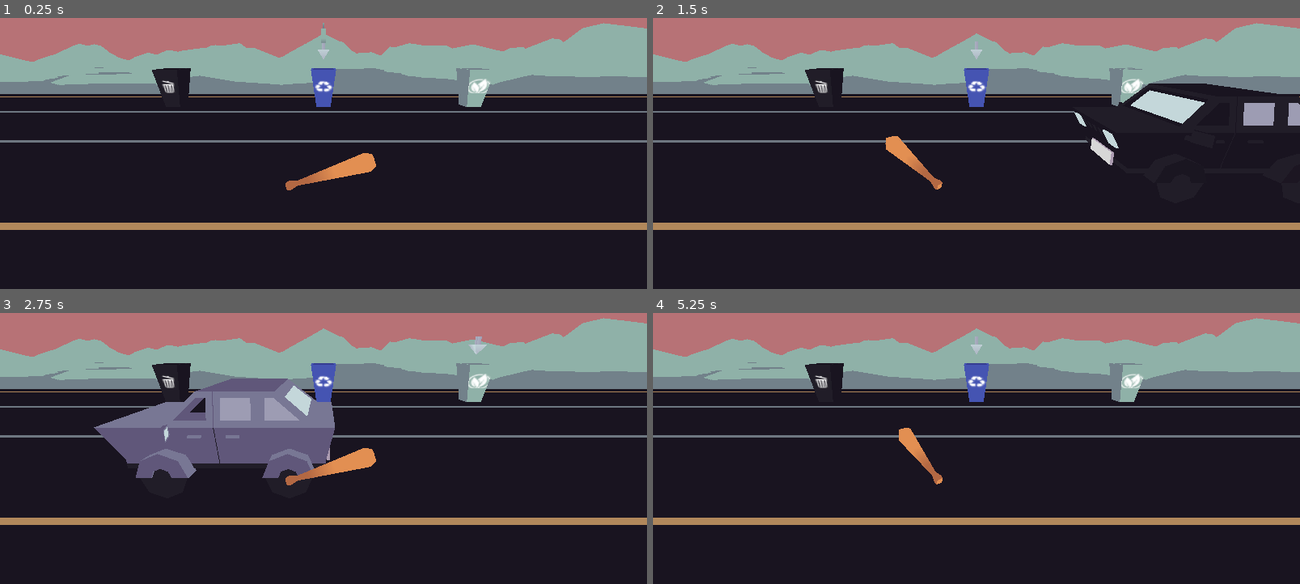
Above: before the commit, frames 1-4 (two rows, left to right).
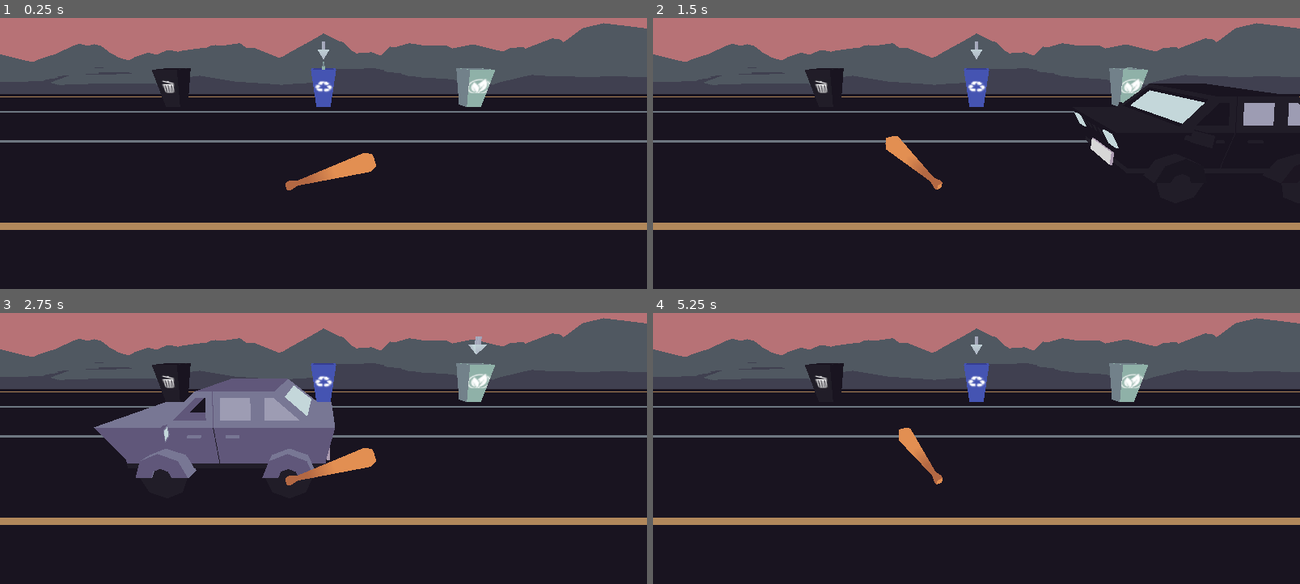
Above: after the commit, the same moments.

Repository: Manas701/SVCGameJam
Game: Godot game, scene res://scenes/manasScene.tscn
Same seed, same stepped clock (60 frames per second), same inputs: the game is played once before the commit and once after it. Sound files missing from this copy of the repository are replaced by a short silence.
Inputs:
- Up to frame 1 (0.25 s): no input
- Up to frame 2 (1.5 s): hold Right (select_right) 0.53-1.28 s; hold Space (swing) 0.53-1.28 s; hold Left (select_left) from 1.28 s (still down); tap Space (swing) at 1.35 s
- Up to frame 3 (2.75 s): release Left (select_left) at 2.03 s; hold Right (select_right) from 2.03 s (still down); hold Space (swing) from 2.03 s (still down)
- Up to frame 4 (5.25 s): release Space (swing) at 2.78 s; tap Space (swing) at 2.85, 4.35 s; release Right (select_right) at 3.53 s; hold Space (swing) 3.53-4.28 s; hold Left (select_left) from 3.53 s (still down); hold Space (swing) from 5.03 s (still down)

The runs differ from the first frame. In frame 1, 16% of the frame differs, in the area x 0-100%, y 1-29%; in frame 2, 16%; in frame 3, 16%; in frame 4, 16%.

Commit message:
edited conductor and trash spawner

Diff:
--- a/assets/scripts/Conductor.gd
+++ b/assets/scripts/Conductor.gd
@@ -40,7 +40,7 @@
 		last_reported_beat = song_position_in_beats
 		measure += 1
 
-		print("Measure: " + str(measure))
+		#print("Measure: " + str(measure))
 
 
 func play_with_beat_offset(num):
--- a/assets/scripts/trash_spawner.gd
+++ b/assets/scripts/trash_spawner.gd
@@ -9,3 +9,13 @@
 # Called every frame. 'delta' is the elapsed time since the previous frame.
 func _process(delta):
 	pass
+
+
+func _on_conductor_beat(position):
+	if position % 2 == 0:
+		print(position)
+
+
+
+func _on_conductor_measure_signal(position):
+	pass # Replace with function body.
--- a/prefabs/street_environment.tscn
+++ b/prefabs/street_environment.tscn
@@ -1,9 +1,6 @@
-[gd_scene load_steps=3 format=3 uid="uid://vx8thkpwhynj"]
+[gd_scene load_steps=2 format=3 uid="uid://vx8thkpwhynj"]
 
 [ext_resource type="ArrayMesh" uid="uid://bb1nqe4l5nrw" path="res://assets/3DAssets/models_obj/Street_Environment.obj" id="1_fsdnk"]
-[ext_resource type="Material" uid="uid://cfrmr730rvkhs" path="res://assets/3DAssets/models_obj/textures/textureMaterial.tres" id="2_5clsd"]
 
 [node name="street_environment" type="MeshInstance3D"]
 mesh = ExtResource("1_fsdnk")
-surface_material_override/0 = ExtResource("2_5clsd")
-surface_material_override/1 = ExtResource("2_5clsd")
--- a/prefabs/trash_spawner.tscn
+++ b/prefabs/trash_spawner.tscn
@@ -1,6 +1,15 @@
-[gd_scene load_steps=2 format=3 uid="uid://dj0rduhi3ivhi"]
+[gd_scene load_steps=4 format=3 uid="uid://dj0rduhi3ivhi"]
 
 [ext_resource type="Script" path="res://assets/scripts/trash_spawner.gd" id="1_v5hur"]
+[ext_resource type="PackedScene" uid="uid://ctsx2kcfbb3l2" path="res://scenes/conductor.tscn" id="2_bpt2x"]
+[ext_resource type="AudioStream" uid="uid://jup27d2nmt2o" path="res://assets/AudioAssets/game jam background music.wav" id="3_l7ba3"]
 
 [node name="Trash_Spawner" type="Node3D"]
 script = ExtResource("1_v5hur")
+
+[node name="Conductor" parent="." instance=ExtResource("2_bpt2x")]
+stream = ExtResource("3_l7ba3")
+autoplay = true
+
+[connection signal="beat" from="Conductor" to="." method="_on_conductor_beat"]
+[connection signal="measure_signal" from="Conductor" to="." method="_on_conductor_measure_signal"]
--- a/scenes/manasScene.tscn
+++ b/scenes/manasScene.tscn
@@ -2,18 +2,18 @@
 
 [ext_resource type="Script" path="res://assets/scripts/trash.gd" id="2_tnpwx"]
 [ext_resource type="Script" path="res://assets/scripts/bat.gd" id="2_whjhi"]
-[ext_resource type="PackedScene" path="res://prefabs/bin_recycle.tscn" id="6_018ci"]
+[ext_resource type="PackedScene" uid="uid://e74xo05y6nei" path="res://prefabs/bin_recycle.tscn" id="6_018ci"]
 [ext_resource type="PackedScene" uid="uid://hpv7wre553nk" path="res://prefabs/bat.tscn" id="7_5fts6"]
 [ext_resource type="PackedScene" uid="uid://dpvfjowh2mn4x" path="res://prefabs/animation_player.tscn" id="7_gctov"]
-[ext_resource type="PackedScene" path="res://prefabs/bin_compost.tscn" id="7_ke1kv"]
+[ext_resource type="PackedScene" uid="uid://blrsu6t7na4pf" path="res://prefabs/bin_compost.tscn" id="7_ke1kv"]
 [ext_resource type="Script" path="res://assets/scripts/ChangingBins.gd" id="7_kxg3g"]
 [ext_resource type="PackedScene" uid="uid://tx72n0re52ye" path="res://prefabs/trash.tscn" id="7_wwkud"]
-[ext_resource type="PackedScene" path="res://prefabs/bin_trash.tscn" id="8_nec8g"]
-[ext_resource type="PackedScene" path="res://prefabs/car_spawner.tscn" id="10_gh5mt"]
-[ext_resource type="PackedScene" path="res://prefabs/street_environment.tscn" id="11_0d368"]
-[ext_resource type="AudioStream" uid="uid://jup27d2nmt2o" path="res://assets/AudioAssets/game jam background music.wav" id="12_f6c4b"]
-[ext_resource type="PackedScene" uid="uid://c4a88bnfvv6ku" path="res://scenes/conductor.tscn" id="13_h3046"]
+[ext_resource type="PackedScene" uid="uid://dcj2ftby2qt52" path="res://prefabs/bin_trash.tscn" id="8_nec8g"]
+[ext_resource type="PackedScene" uid="uid://ci0dyooqj357r" path="res://prefabs/car_spawner.tscn" id="10_gh5mt"]
+[ext_resource type="PackedScene" uid="uid://vx8thkpwhynj" path="res://prefabs/street_environment.tscn" id="11_0d368"]
+[ext_resource type="Material" uid="uid://cfrmr730rvkhs" path="res://assets/3DAssets/models_obj/textures/textureMaterial.tres" id="13_crcg0"]
 [ext_resource type="PackedScene" uid="uid://xv0tk6gk4pe7" path="res://prefabs/ui_arrow.tscn" id="13_lmqbc"]
+[ext_resource type="PackedScene" uid="uid://dj0rduhi3ivhi" path="res://prefabs/trash_spawner.tscn" id="14_6iui7"]
 
 [sub_resource type="Animation" id="Animation_5ov5y"]
 resource_name = "hover"
@@ -59,7 +59,7 @@
 script = ExtResource("2_whjhi")
 
 [node name="trash" parent="." instance=ExtResource("7_wwkud")]
-transform = Transform3D(1, 0, 0, 0, 1, -2.89599e-05, 0, 2.89599e-05, 1, 0, 1.8, -3.5)
+transform = Transform3D(1, 0, 0, 0, 1, 0, 0, 0, 1, 0, 1, -5)
 
 [node name="AnimationPlayer" parent="trash" instance=ExtResource("7_gctov")]
 
@@ -83,8 +83,9 @@
 
 [node name="street_environment" parent="." instance=ExtResource("11_0d368")]
 transform = Transform3D(-3.49691e-08, 0, 0.8, 0, 0.8, 0, -0.8, 0, -3.49691e-08, 0, -0.724239, -5.68252)
+surface_material_override/0 = ExtResource("13_crcg0")
+surface_material_override/1 = ExtResource("13_crcg0")
 
-[node name="Conductor" parent="." instance=ExtResource("13_h3046")]
-stream = ExtResource("12_f6c4b")
+[node name="Trash_Spawner" parent="." instance=ExtResource("14_6iui7")]
 
 [editable path="trash/AnimationPlayer"]
Not shown, changed: assets/3DAssets/models_obj/Street_Environment.obj
